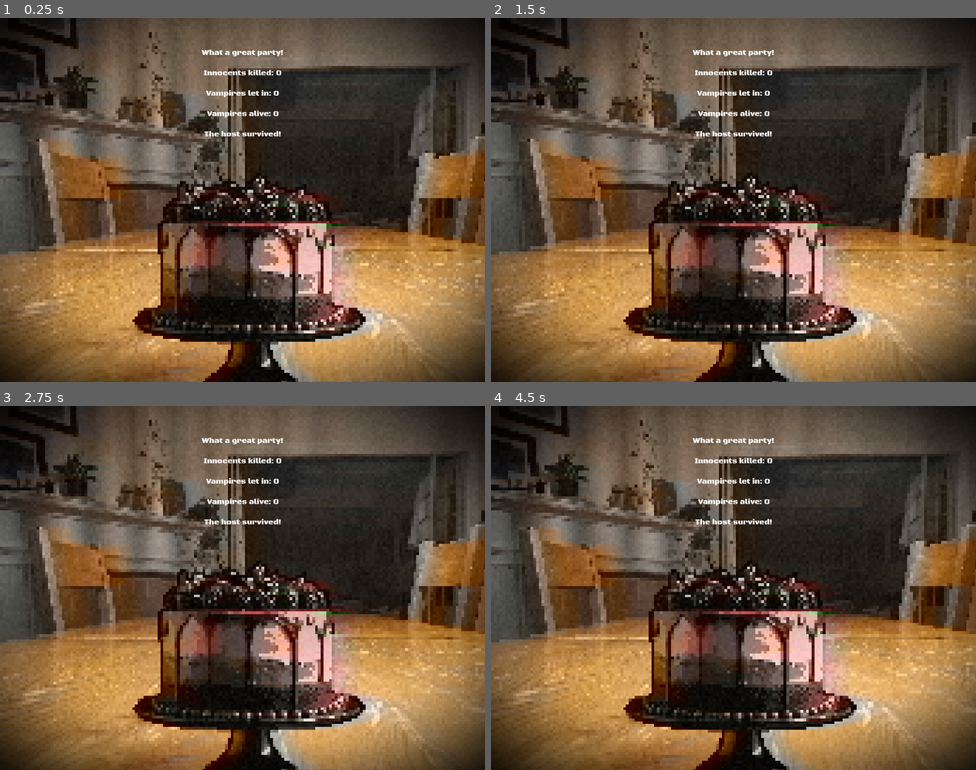
Above: before the commit, frames 1-4 (two rows, left to right).
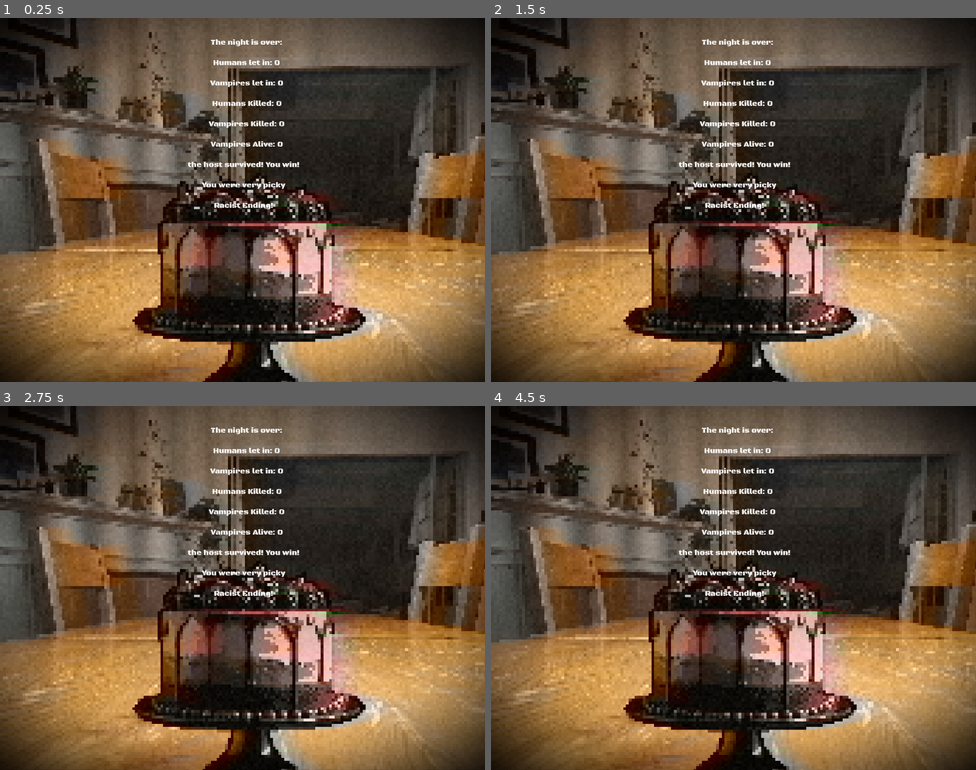
Above: after the commit, the same moments.

Repository: howarja/Vampire-Game
Game: Godot game, scene res://scenes/EndingScene.tscn
Two runs of this game, one before a commit and one after it. Both use one fixed random seed, a clock stepped at 60 frames per second and the inputs below. This scene is started directly instead of the project's main scene. Sound files missing from this copy of the repository are replaced by a short silence.
Inputs (mouse positions are in pixels of both pictures, inside the frame that each line leads up to):
- Up to frame 1 (0.25 s): no input
- Up to frame 2 (1.5 s): tap Enter at 0.5 s; move the mouse to (840, 181) at 0.52 s; press the mouse at (840, 181) at 0.53 s; move the mouse to (636, 218) at 1.27 s; release the mouse at (636, 218) at 1.28 s; click (636, 218) at 1.35 s
- Up to frame 3 (2.75 s): move the mouse to (291, 507) at 2.02 s; press the mouse at (291, 507) at 2.03 s
- Up to frame 4 (4.5 s): move the mouse to (709, 660) at 2.77 s; release the mouse at (709, 660) at 2.78 s; click (709, 660) at 2.85 s; move the mouse to (879, 642) at 3.52 s; press the mouse at (879, 642) at 3.53 s; move the mouse to (588, 533) at 4.27 s; release the mouse at (588, 533) at 4.28 s; click (588, 533) at 4.35 s

The runs differ from the first frame. In frame 1, 2.2% of the frame differs, in the area x 38-62%, y 5-53%; in frame 2, 2.2%; in frame 3, 2.2%; in frame 4, 2.2%.
Error before the commit: Parse Error: Identifier "only_vampires_ending" not declared in the current scope. (res://scenes/ending_scene.gd:87)

Commit message:
Fixed a music

Diff:
--- a/scenes/EndingScene.tscn
+++ b/scenes/EndingScene.tscn
@@ -31,7 +31,7 @@
 text = NodePath("CanvasLayer/RichTextLabel")
 genocide_song = ExtResource("2_weo12")
 bad_ending = ExtResource("3_5n375")
-only_vampires_ending = ExtResource("4_1n6l5")
+trap_the_vampires_ending = ExtResource("4_1n6l5")
 detective_ending = ExtResource("4_85tt6")
 medium_ending = ExtResource("5_ix7tp")
 medium_ending_but_better = ExtResource("6_1n6l5")
--- a/scenes/ending_scene.gd
+++ b/scenes/ending_scene.gd
@@ -55,6 +55,7 @@
 			text.text += "\n\n Hotel for blood";
 			audio_player.stream = bad_ending;
 			return;
+		audio_player.stream = bad_ending;
 	else:
 		text.text += "\n\n the host survived! You win!";
 		if(humans_alive == 0 && humans_killed == max_humans && vampires_killed == max_vampires):
@@ -84,7 +85,7 @@
 			## Vamp trap ending(let only vampires in your house and then kill them)
 			text.text += "\n\n You got them all trapped.";
 			text.text += "\n\n Vampire Trap Ending!";
-			audio_player.stream = only_vampires_ending;
+			audio_player.stream = trap_the_vampires_ending;
 			return;
 		else:
 			## Refuse ending(let no one in your house)
